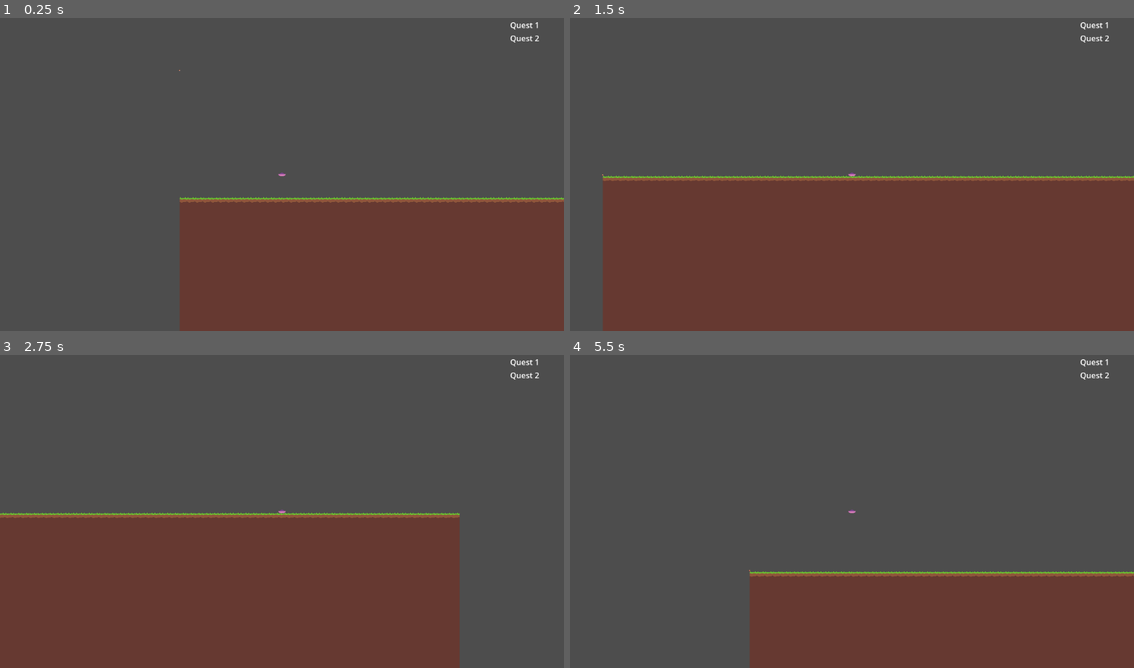
Above: before the commit, frames 1-4 (two rows, left to right).
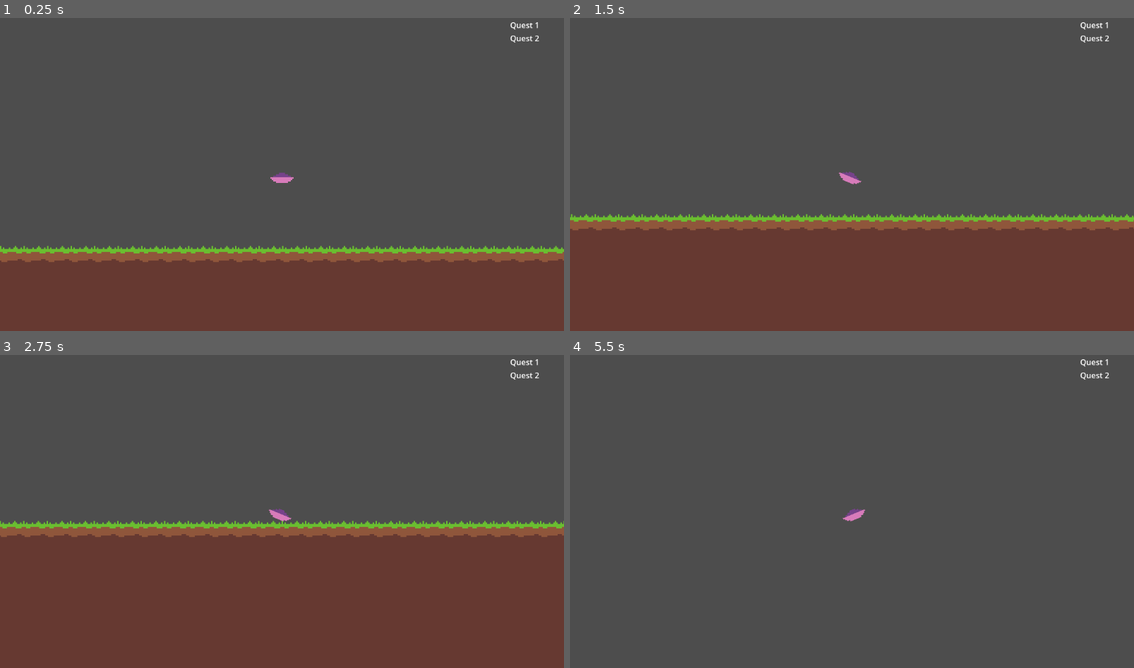
Above: after the commit, the same moments.

Repository: levilindsey/ld58
Game: Godot game, scene res://src/core/main.tscn
Same seed, same stepped clock (60 frames per second), same inputs: the game is played once before the commit and once after it.
Inputs:
- Up to frame 1 (0.25 s): no input
- Up to frame 2 (1.5 s): tap Enter at 0.5 s; hold Right (ui_right) 0.53-1.28 s; tap P at 0.6 s; hold Down (ui_down) from 1.28 s (still down); tap O at 1.35 s
- Up to frame 3 (2.75 s): tap Space at 2 s; release Down (ui_down) at 2.03 s; hold Right (ui_right) from 2.03 s (still down); tap P at 2.1 s
- Up to frame 4 (5.5 s): release Right (ui_right) at 2.78 s; hold Up (ui_up) 2.78-3.53 s; tap O at 2.85, 4.35 s; hold Left (ui_left) 3.53-5.03 s; tap P at 3.6, 5.1 s; hold Down (ui_down) from 5.03 s (still down)

The runs differ from the first frame. In frame 1, 22% of the frame differs, in the area x 0-100%, y 16-100%; in frame 2, 18%; in frame 3, 14%; in frame 4, 21%.
Error in both runs: Cannot call method 'get_texture' on a null value. (res://src/core/utils.gd:451)

Commit message:
Add acceleration on player movement`
Add better movement with acceleration/deceleration, including some rotation.

Diff:
--- a/src/player/player.gd
+++ b/src/player/player.gd
@@ -1,9 +1,38 @@
 class_name Player
 extends CharacterBody2D
 
-var speed = 400
+var max_speed = 400
+var acceleration = 1000
+var max_rotation = PI / 8
+var damping_factor = 0.95
+var gravity = 0
 
 func _physics_process(delta):
-	var input_dir = Input.get_vector("ui_left", "ui_right", "ui_up", "ui_down")
-	velocity = input_dir * speed
-	var collision = move_and_collide(velocity * delta)
+    if Input.is_action_pressed("ui_left"):
+        velocity.x = clamp(velocity.x + acceleration * delta * -1, max_speed * -1, max_speed)
+        rotation = clamp(velocity.x / max_speed * max_rotation, max_rotation * -1, max_rotation)
+    if Input.is_action_pressed("ui_right"):
+        velocity.x = clamp(velocity.x + acceleration * delta, max_speed * -1, max_speed)
+        rotation = clamp(velocity.x / max_speed * max_rotation, max_rotation * -1, max_rotation)
+    if Input.is_action_pressed("ui_up"):
+        velocity.y = clamp(velocity.y + acceleration * delta * -1, max_speed * -1, max_speed)
+    if Input.is_action_pressed("ui_down"):
+        velocity.y = clamp(velocity.y + acceleration * delta, max_speed * -1, max_speed)
+
+    if not is_movement_action_pressed():
+        velocity.x = velocity.x * damping_factor
+        velocity.y = velocity.y * damping_factor
+        # TODO: revisit and add wobbling when decelerating?
+        rotation = 0
+
+    if abs(velocity.x) < 1:
+        velocity.x = 0
+
+    if abs(velocity.y) < 1:
+        velocity.y = 0
+
+    velocity.y += gravity * delta
+    var collision = move_and_collide(velocity * delta)
+
+func is_movement_action_pressed():
+    return Input.is_action_pressed("ui_left") or Input.is_action_pressed("ui_right") or Input.is_action_pressed("ui_up") or Input.is_action_pressed("ui_down")
--- a/src/player/player.tscn
+++ b/src/player/player.tscn
@@ -46,3 +46,4 @@
 frame_progress = 0.78332496
 
 [node name="Camera2D" type="Camera2D" parent="."]
+zoom = Vector2(3, 3)
